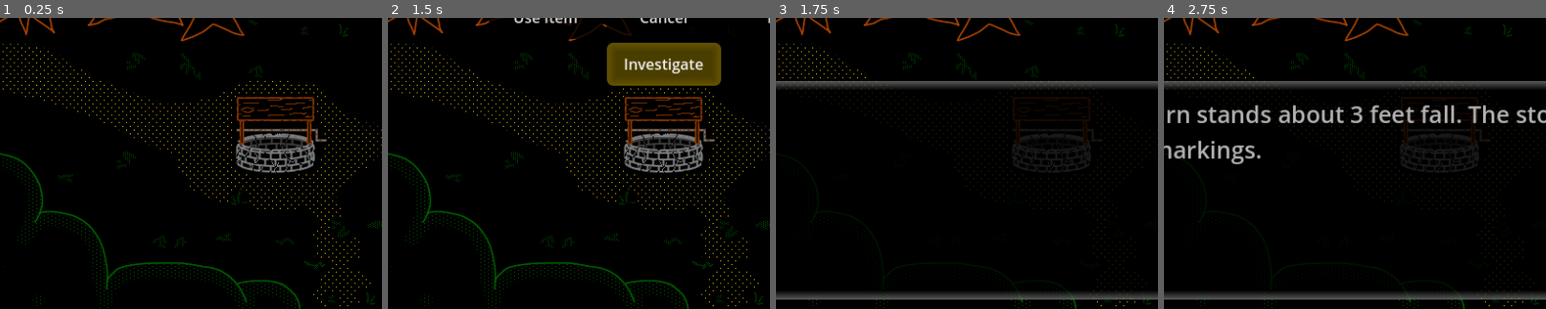
Above: before the commit, frames 1-4 (left to right).
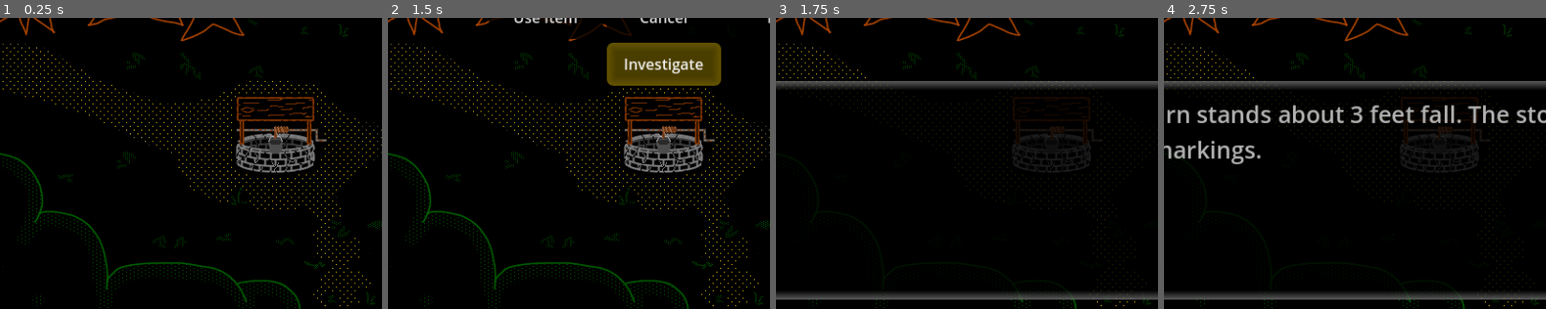
Above: after the commit, the same moments.

Repository: jschnurer/isle-of-lost-souls-godot
Game: Godot game, scene res://src/scenes/forest/old_well/OldWell.tscn
The game is run twice, just before and just after one commit, with the same random seed, the same clock (stepped at 60 frames per second) and the same inputs. This scene is started directly instead of the project's main scene.
Inputs:
- Up to frame 1 (0.25 s): no input
- Up to frame 2 (1.5 s): tap Enter (ui_accept) at 0.5, 0.77, 1.25 s; hold Right (ui_right) 0.53-1.28 s; hold Down (ui_down) from 1.28 s (still down)
- Up to frame 3 (1.75 s): keep holding Down (ui_down); tap Enter (ui_accept) at 1.52 s
- Up to frame 4 (2.75 s): tap Enter (ui_accept) at 2 s; release Down (ui_down) at 2.03 s; hold Right (ui_right) from 2.03 s (still down)
The pictures show only the part of the screen within x 14-64%, y 50-100%; the shares and areas given below are measured in that part.

The runs differ from the first frame. In frame 1, 0.2% of the frame differs, in the area x 70-76%, y 37-47%; in frame 2, 0.2%; in frame 3, less than 0.1%; in frame 4, less than 0.1%.

Commit message:
implemented old well

Diff:
--- a/src/enums/enums.gd
+++ b/src/enums/enums.gd
@@ -38,6 +38,9 @@
 	HATCH_OPEN,
 	TOOK_HATCH_NOTE,
 	TOOK_ETAVONER,
+	WELL_PAIL_DOWN,
+	ITEM_IN_PAIL,
+	DROPPED_ETAVONER_IN_WELL,
 }
 
 enum EngineEvents {
--- a/src/game_data/item_db.gd
+++ b/src/game_data/item_db.gd
@@ -17,5 +17,5 @@
 		new_item.description = json_item.description
 		item_db[new_item.slug] = new_item
 
-func get_item(slug: Enums.ItemSlugs):
+func get_item(slug: Enums.ItemSlugs) -> Item:
 	return item_db[slug]
--- a/src/scenes/forest/old_well/OldWell.tscn
+++ b/src/scenes/forest/old_well/OldWell.tscn
@@ -7,6 +7,8 @@
 [ext_resource type="PackedScene" uid="uid://3htidhrfkm8j" path="res://src/events/teleporter/Teleporter.tscn" id="5_2ck6y"]
 [ext_resource type="PackedScene" uid="uid://jq86y8xhq3cm" path="res://src/events/game_event/game_event.tscn" id="6_0tpk2"]
 [ext_resource type="Script" path="res://src/scenes/forest/old_well/interactables/well.gd" id="6_r2utv"]
+[ext_resource type="Texture2D" uid="uid://bxo05jw5nfqy4" path="res://art/actors/well_pail.png" id="7_vnf4k"]
+[ext_resource type="Texture2D" uid="uid://bby72rttxmcy" path="res://art/actors/well_rope.png" id="8_03jka"]
 [ext_resource type="PackedScene" uid="uid://drd16cul8qeeq" path="res://src/interactables/cairn/cairn.tscn" id="8_vipes"]
 
 [sub_resource type="RectangleShape2D" id="RectangleShape2D_j7kt6"]
@@ -64,13 +66,24 @@
 to_location = Vector2(265, 528)
 
 [node name="Well" type="Node2D" parent="."]
+position = Vector2(408, 442)
 script = ExtResource("6_r2utv")
+pail_sprite = ExtResource("7_vnf4k")
+rope_sprite = ExtResource("8_03jka")
+metadata/_edit_lock_ = true
 
 [node name="GameEvent" parent="Well" instance=ExtResource("6_0tpk2")]
+visible = false
+metadata/_edit_lock_ = true
 
 [node name="CollisionShape2D" parent="Well/GameEvent" index="0"]
-position = Vector2(413, 438)
+position = Vector2(4, -3)
 shape = SubResource("RectangleShape2D_dapfe")
+metadata/_edit_lock_ = true
+
+[node name="PailRopeSprite" type="Sprite2D" parent="Well"]
+position = Vector2(-0.5, -4.5)
+texture = ExtResource("7_vnf4k")
 
 [node name="Cairn" parent="." instance=ExtResource("8_vipes")]
 position = Vector2(545, 327)
--- a/src/scenes/forest/old_well/interactables/well.gd
+++ b/src/scenes/forest/old_well/interactables/well.gd
@@ -1,7 +1,82 @@
-extends "res://src/events/game_event/base_event.gd"
+extends BaseEvent
+
+@export var pail_sprite: Texture2D
+@export var rope_sprite: Texture2D
+@onready var sprite: Sprite2D = $PailRopeSprite
+
+func _ready():
+	super._ready()
+	update_pail_sprite()
+
+func investigate():
+	if (GameVars.get_var(Enums.Vars.WELL_PAIL_DOWN)):
+		Utility.msg("Forest.Old_Well.Well_Look_Pail_Down")
+	else:
+		var item_in_pail = GameVars.get_var(Enums.Vars.ITEM_IN_PAIL)
+
+		await Utility.msg("Forest.Old_Well.Well_Look_Pail_Up", true)
+
+		if (item_in_pail):
+			if (item_in_pail == Enums.ItemSlugs.ETAVONER_RUNE and GameVars.get_var(Enums.Vars.DROPPED_ETAVONER_IN_WELL)):
+				Utility.msg("Forest.Old_Well.Well_Look_Pail_Etavoner")
+			else:
+				var msg = GameScript.get_entry("Forest.Old_Well.Well_Look_Pail_Item")
+				var item_name = ItemDb.get_item(item_in_pail).name
+				msg = msg.replace("#ITEMNAME#", item_name)
+				Utility.show_message(msg)
+		else:
+			Utility.msg("Forest.Old_Well.Well_Look_Pail_Empty")
+
+func take():
+	if (GameVars.get_var(Enums.Vars.WELL_PAIL_DOWN)):
+		Utility.msg("Forest.Old_Well.Well_Take_Pail_Down")
+		return
+
+	var item_in_pail = GameVars.get_var(Enums.Vars.ITEM_IN_PAIL)
+	if (item_in_pail == Enums.ItemSlugs.ETAVONER_RUNE and GameVars.get_var(Enums.Vars.DROPPED_ETAVONER_IN_WELL)):
+		GameVars.set_var(Enums.Vars.ITEM_IN_PAIL, null)
+		await Utility.msg("Forest.Old_Well.Well_Take_Charged_Etavoner_1", true)
+		Utility.msg("Forest.Old_Well.Well_Take_Charged_Etavoner_2")
+	elif (item_in_pail):
+		Inventory.add_item(item_in_pail)
+		var item = ItemDb.get_item(item_in_pail)
+		GameVars.set_var(Enums.Vars.ITEM_IN_PAIL, null)
+		var msg = GameScript.get_entry("Forest.Old_Well.Well_Take_Pail_Item")
+		msg = msg.replace("#ITEMNAME#", item.name)
+		Utility.show_message(msg)
+	else:
+		Utility.msg("Forest.Old_Well.Well_Take_Empty")
 
 func interact():
-	Inventory.add_item(Enums.ItemSlugs.FLASHLIGHT, 1)
-	Inventory.add_item(Enums.ItemSlugs.FISH_STONE, 1)
-	Inventory.add_item(Enums.ItemSlugs.NAIL, 1)
-	print ("got items")
+	if (GameVars.get_var(Enums.Vars.WELL_PAIL_DOWN)):
+		Utility.msg("Forest.Old_Well.Well_Raise_Pail")
+		GameVars.set_var(Enums.Vars.WELL_PAIL_DOWN, false)
+	else:
+		Utility.msg("Forest.Old_Well.Well_Drop_Pail")
+		GameVars.set_var(Enums.Vars.WELL_PAIL_DOWN, true)
+
+		if (GameVars.get_var(Enums.Vars.ITEM_IN_PAIL) == Enums.ItemSlugs.ETAVONER_RUNE):
+			GameVars.set_var(Enums.Vars.DROPPED_ETAVONER_IN_WELL, true)
+
+	update_pail_sprite()
+
+func use_item(item: Item):
+	if (GameVars.get_var(Enums.Vars.WELL_PAIL_DOWN)):
+		Utility.msg("Forest.Old_Well.Well_Use_Item_Pail_Down")
+		return
+
+	if (GameVars.get_var(Enums.Vars.ITEM_IN_PAIL)):
+		Utility.msg("Forest.Old_Well.Well_Use_Item_Pail_Full")
+		return
+
+	var put_message = GameScript.get_entry("Forest.Old_Well.Well_Use_Item_Put_Into_Pail")
+	put_message = put_message.replace("#ITEMNAME#", item.name)
+	GameVars.set_var(Enums.Vars.ITEM_IN_PAIL, item.slug)
+	Inventory.remove_item(item.slug)
+	Utility.show_message(put_message)
+
+func update_pail_sprite():
+	if (GameVars.get_var(Enums.Vars.WELL_PAIL_DOWN)):
+		sprite.texture = rope_sprite
+	else:
+		sprite.texture = pail_sprite
--- a/src/scenes/ruins/grand_temple_north/interactables/altar.gd
+++ b/src/scenes/ruins/grand_temple_north/interactables/altar.gd
@@ -18,6 +18,6 @@
 func investigate():
 	Utility.show_message(GameScript.get_entry("Ruins.Temple_North.Altar_Look"))
 
-func _on_game_var_set(var_name: Enums.Vars, value):
+func _on_game_var_set(var_name: Enums.Vars, _value):
 	if (var_name == Enums.Vars.MOVED_TEMPLE_ALTAR):
 		update_state()
--- a/src/scenes/ruins/grand_temple_north/interactables/stairs.gd
+++ b/src/scenes/ruins/grand_temple_north/interactables/stairs.gd
@@ -4,7 +4,7 @@
 	SignalBus.on_game_var_set.connect(_on_game_var_set)
 	update_state()
 
-func _on_game_var_set(var_name: Enums.Vars, value):
+func _on_game_var_set(var_name: Enums.Vars, _value):
 	if (var_name == Enums.Vars.MOVED_TEMPLE_ALTAR):
 		update_state()
 
--- a/src/singletons/Utility.gd
+++ b/src/singletons/Utility.gd
@@ -8,8 +8,8 @@
 func wait(seconds: float):
 	await get_tree().create_timer(seconds).timeout
 
-func show_message(msg: String, has_more: bool = false):
-	SignalBus.show_message.emit(msg, has_more)
+func show_message(message: String, has_more: bool = false):
+	SignalBus.show_message.emit(message, has_more)
 	await SignalBus.message_closed
 
 func msg(msg_key: String, has_more: bool = false):
--- a/src/text/game_script.json
+++ b/src/text/game_script.json
@@ -67,6 +67,23 @@
 	},
 	"Swamp_Path": {
 	  "Rotten_Log_Look": "There's an old, toppled tree sticking out of the reeking muck. It's covered in grime and mildew."
+	},
+	"Old_Well": {
+	  "Well_Look_Pail_Up": "It's an old well made of bricks. It has a little roof and a crank. The rope is retracted and it's attached to a pail sitting on the edge of the well.",
+	  "Well_Look_Pail_Down": "It's an old well made of bricks. It has a little roof and a crank. The rope hangs down into the darkness below.",
+	  "Well_Drop_Pail": "You grab the pail and drop it down into the well. It falls all the way to the bottom and you can hear a splash from down in the darkness.",
+	  "Well_Raise_Pail": "You turn the crank on the side of the well over and over. Eventually the pail returns to the surface. You grab it and set it on the edge of the well.",
+	  "Well_Look_Pail_Empty": "The pail is full of crystal-clear water.",
+	  "Well_Look_Pail_Item": "The pail is full of crystal-clear water. The #ITEMNAME# sits at the bottom of the pail.",
+	  "Well_Look_Pail_Etavoner": "The pail is full of crystal-clear water. The etavoner rune sits in the pail, glimmering with magic.",
+	  "Well_Take_Charged_Etavoner_1": "You take the rune from the pail. The glimmering surrounding the rune grows in intensity and you watch as the rune dissolves into nothingness before your very eyes!",
+	  "Well_Take_Charged_Etavoner_2": "Suddenly, something pops into your head. A vague memory, half formed. You can now incant etavoner, the Charm of Repairing!",
+	  "Well_Take_Pail_Item": "You retrieve the #ITEMNAME# from the pail. It's soggy but should be okay.",
+	  "Well_Take_Pail_Down": "You can't take whatever's in the pail because it's at the bottom of the well!",
+	  "Well_Take_Empty": "There's nothing in the pail to take!",
+	  "Well_Use_Item_Pail_Down": "You can't put anything in the pail when it's at the bottom of the well!",
+	  "Well_Use_Item_Pail_Full": "There's already something in the pail. It can't hold anymore items.",
+	  "Well_Use_Item_Put_Into_Pail": "You put the #ITEMNAME# into the pail."
 	}
   },
   "Ruins": {
Binary file added: art/actors/well_pail.png
Not shown, added: art/actors/well_pail.png.import
Binary file added: art/actors/well_rope.png
Not shown, added: art/actors/well_rope.png.import
Not shown: 1 places in src/scenes/forest/old_well/OldWell.tscn that only renumber resources
